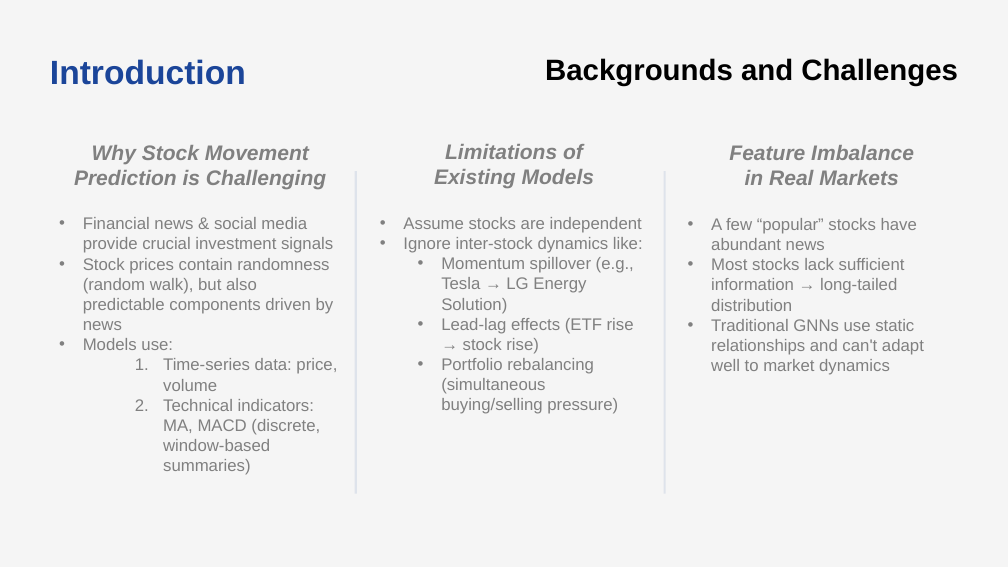
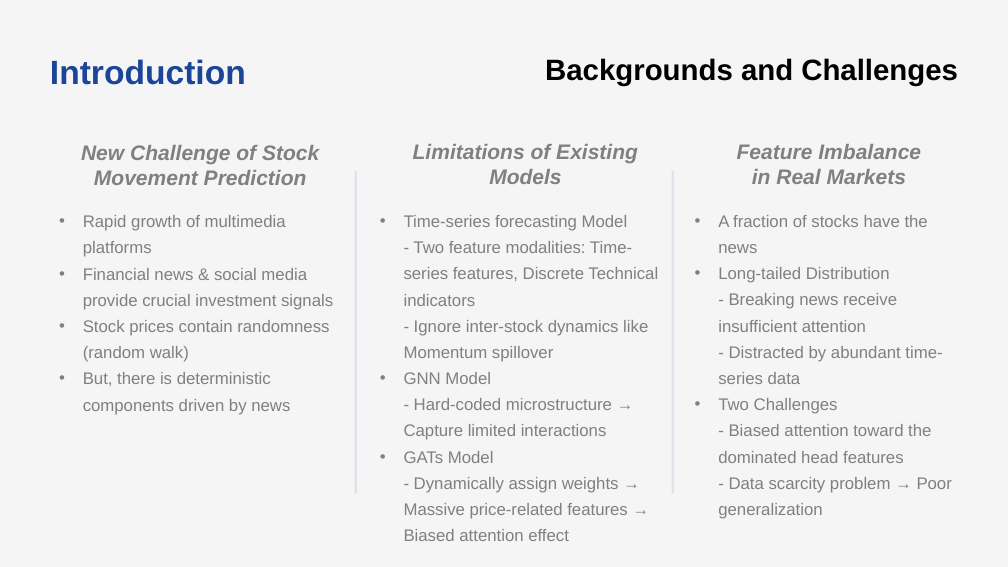
Before and after one commit to bts1991/study, a slide deck: slide 3 of 논문 Review/Others/paper_review.pptx. Drawn at 1008x567 pixels with LibreOffice and Linux fonts; fonts in the diff are those of the drawing. Boxes give left, top, right and bottom in pixels: in the first picture for what was removed or moved away, otherwise in the second. Text is boxed around its words. In the diff, an @@ line names an element or a change of style, - is before the commit and + after.

```diff
--- a/논문 Review/Others/paper_review.pptx
+++ b/논문 Review/Others/paper_review.pptx
@@ text at [81,145,319,185]: text changed @@
-Why Stock Movement Prediction is Challenging
+New Challenge of Stock Movement Prediction
@@ text at [413,144,638,184]: text changed @@
-Limitations of
-Existing Models
+Limitations of Existing Models
@@ text "Feature Imbalance": place and size @@
-text "Feature Imbalance" at [729,145,914,185]
+text "Feature Imbalance" at [737,144,921,184]
@@ line moved from (665, 171) - (665, 494) to (673, 171) - (673, 494) @@
@@ text at [83,215,286,257]: paragraph added @@
+  • Rapid growth of multimedia platforms
@@ text at [404,215,658,541]: text changed @@
-  • Assume stocks are independent
-  • Ignore inter-stock dynamics like:
-    • Momentum spillover (e.g., Tesla → LG Energy Solution)
-    • Lead-lag effects (ETF rise → stock rise)
-    • Portfolio rebalancing (simultaneous buying/selling pressure)
+  • Time-series forecasting Model
+    - Two feature modalities: Time-series features, Discrete Technical indicators
+    - Ignore inter-stock dynamics like Momentum spillover
+  • GNN Model
+    - Hard-coded microstructure → Capture limited interactions
+  • GATs Model
+    - Dynamically assign weights → Massive price-related features → Biased attention effect
@@ text at [718,215,952,519]: text changed @@
-  • A few “popular” stocks have abundant news
-  • Most stocks lack sufficient information → long-tailed distribution
-  • Traditional GNNs use static relationships and can't adapt well to market dynamics
+  • A fraction of stocks have the news
+  • Long-tailed Distribution
+    - Breaking news receive insufficient attention
+    - Distracted by abundant time-series data
+  • Two Challenges
+    - Biased attention toward the dominated head features
+    - Data scarcity problem → Poor generalization
@@ text at [83,268,333,310]: line spacing 1 to 1.3 @@
@@ text at [83,320,329,415]: text changed @@
-  • Stock prices contain randomness (random walk), but also predictable components driven by news
-  • Models use:
-    1. Time-series data: price, volume
-    2. Technical indicators: MA, MACD (discrete, window-based summaries)
+  • Stock prices contain randomness (random walk)
+  • But, there is deterministic components driven by news
```
Also in this commit, not shown: 1 other slide changed, 1 slide added, 1 other file.
